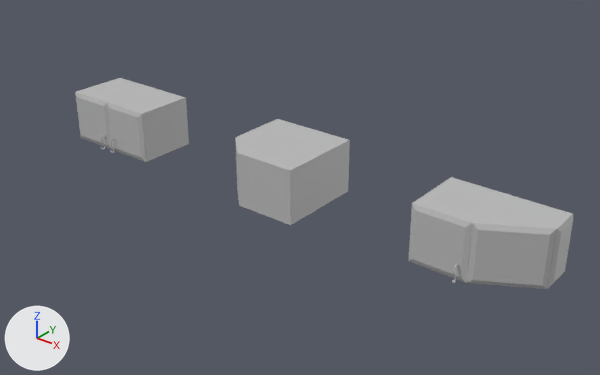
Before and after pictures for a commit that changed the FBX model Assets/04_Models/Cuisine/Placard_Haut.fbx.
One viewpoint serves both versions: a 50 mm camera at (4.29, -5.14, 5.11) aimed at (0.2, -0.02, 1.94). Arrows for +X, +Y and +Z are at lower left; the lights stay in place. Where no turn or scale is listed for an object, it has been applied to the vertices.

In view in the first picture: 'Block_Plaacard_Haut_Coin', 'Meuble_Placard_Haut', 'Meuble_Placard_Haut.001', 'Porte_Placard_Haut', 'Porte_Placard_Haut_Droite', 'Porte_Placard_Haut_Gauche'.
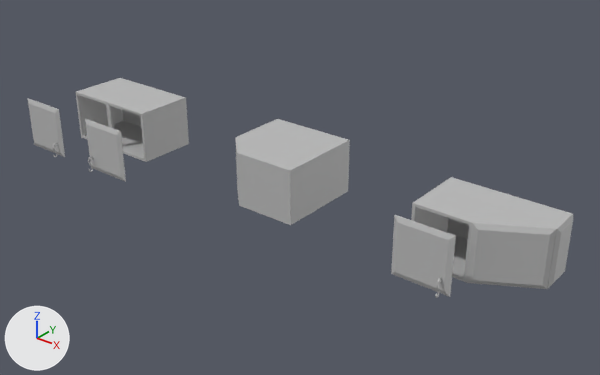
Boxes [x1, y1, x2, y2] around the edits, measured in the pictures (600 x 375 px):
```json
{"object": "Porte_Placard_Haut", "change": "moved", "before": [408, 203, 473, 283], "after": [391, 215, 456, 298]}
{"object": "Porte_Placard_Haut_Droite", "change": "moved", "before": [107, 102, 146, 162], "after": [85, 119, 126, 182]}
{"object": "Porte_Placard_Haut_Gauche", "change": "moved", "before": [75, 92, 112, 150], "after": [27, 98, 65, 157]}
```

Edits to the scene script, one JSON object a line:
```json
{"op": "set", "path": "ob_porte_placard_haut_gauche.location", "old": "(-2.5, -0.288, 0.0)", "new": "(-2.715, -0.705, 0.0)"}
{"op": "set", "path": "ob_porte_placard_haut_droite.location", "old": "(-1.5, -0.288, 0.0)", "new": "(-1.314, -0.705, 0.0)"}
{"op": "set", "path": "ob_porte_placard_haut.location", "old": "(1.487, -0.288, 0.0)", "new": "(1.487, -0.528, 0.0)"}
```
